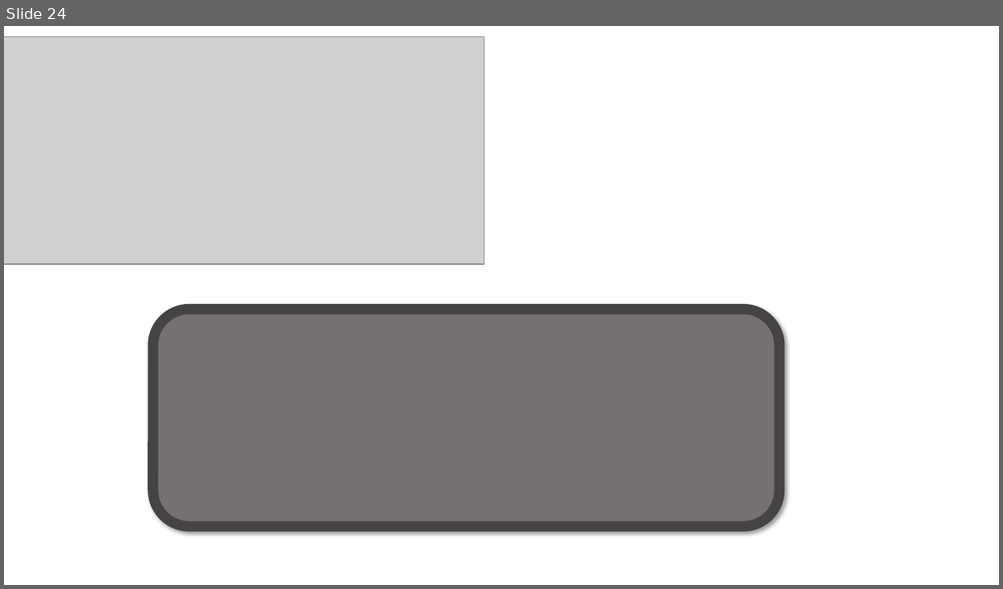
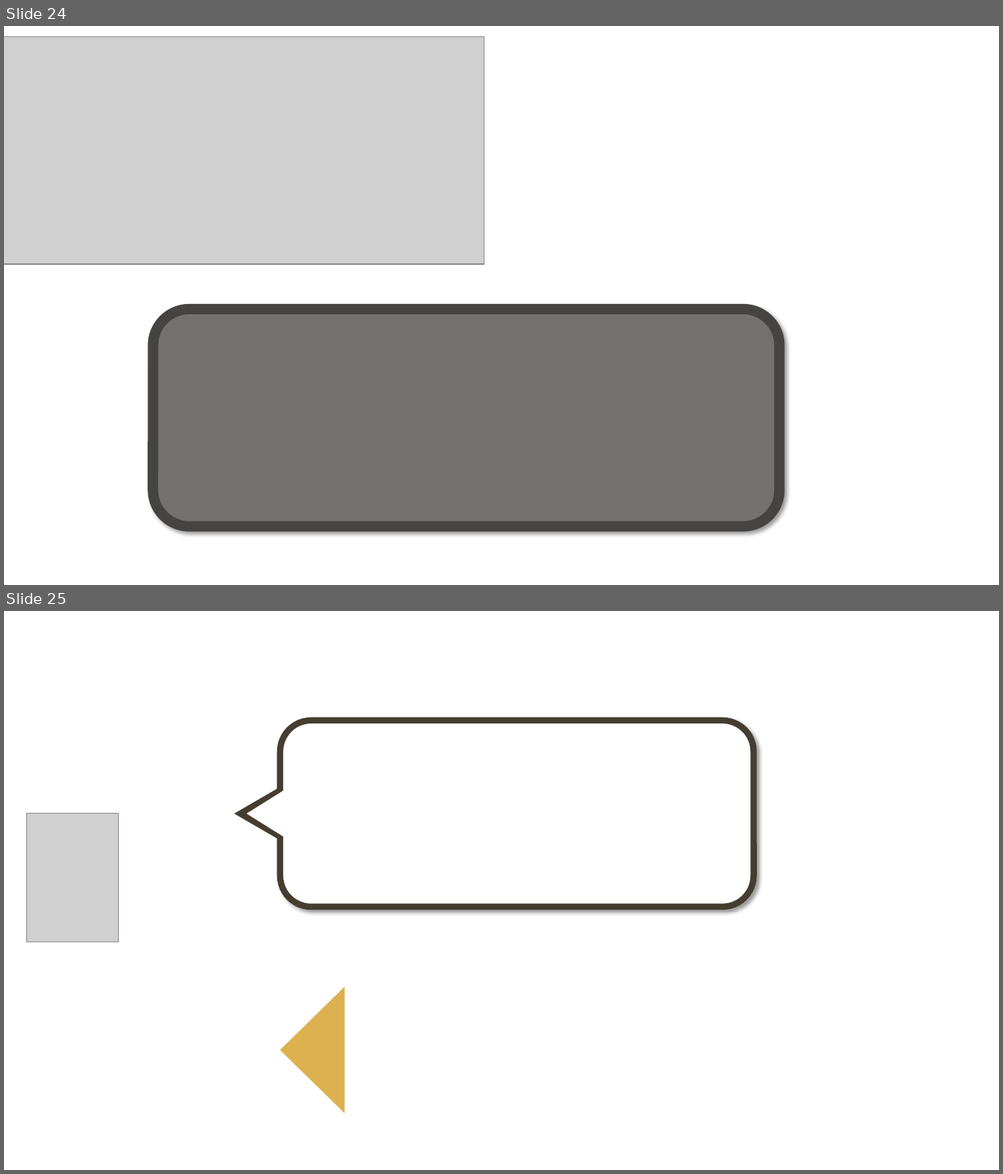
Before and after one commit to OGYWORLD/Secret_Hitler, a slide deck: 내포토샵.pptx. Shown one above the other, each under a label of ours: slide 24 before the commit, slides 24 and 25 after it. The pictures are 1003x589 and 1003x1174 pixels, drawn with LibreOffice and Linux fonts; fonts in the diff are those of the drawing; grey boxes stand for pictures. Boxes give left, top, right and bottom in pixels: in the first picture for what was removed or moved away, otherwise in the second. Text is boxed around its words. In the diff, an @@ line names an element or a change of style, - is before the commit and + after.

Commit message:
edit

```diff
--- a/내포토샵.pptx
+++ b/내포토샵.pptx
@@ slide 25 added at box(4, 611, 999, 1170), background #FFFFFF @@
@@ rounded rectangle added at box(280, 721, 754, 907), fill #FFFFFF, outline #443D30 6 pt @@
@@ triangle added at box(240, 775, 308, 854), fill #FFFFFF, outline #443D30 6 pt @@
@@ triangle added at box(247, 772, 314, 856), fill #FFFFFF @@
@@ picture added at box(26, 814, 118, 943) @@
@@ triangle added at box(280, 988, 344, 1114), fill #DDB14F @@
```
Also in this commit, not shown: 1 other slide added.
